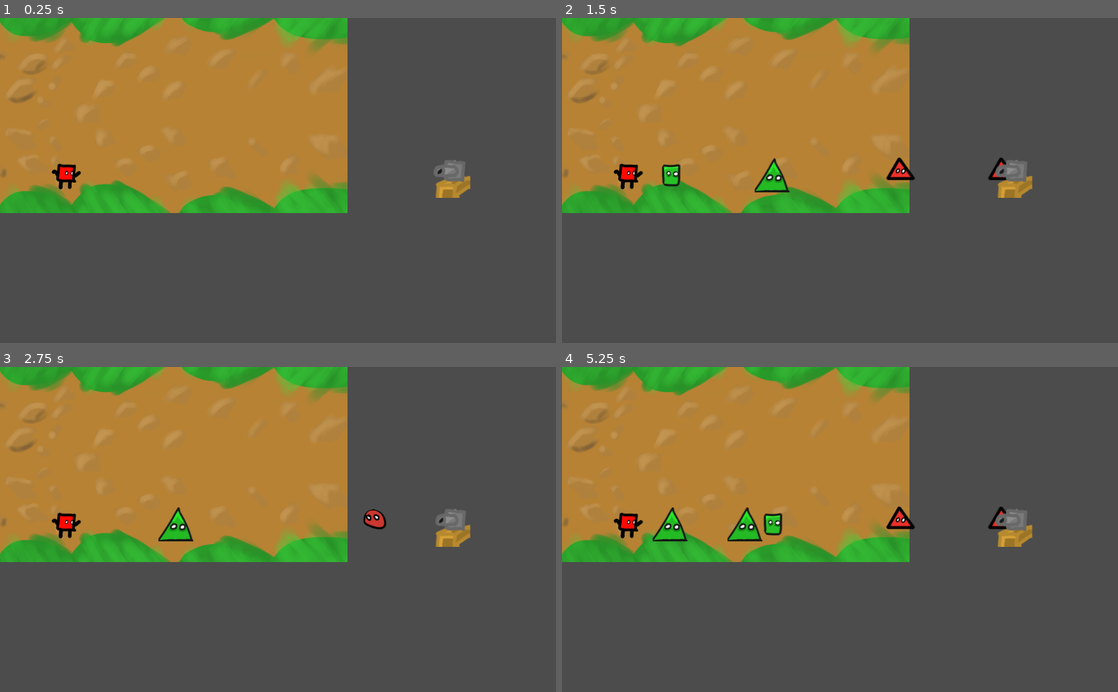
Above: before the commit, frames 1-4 (two rows, left to right).
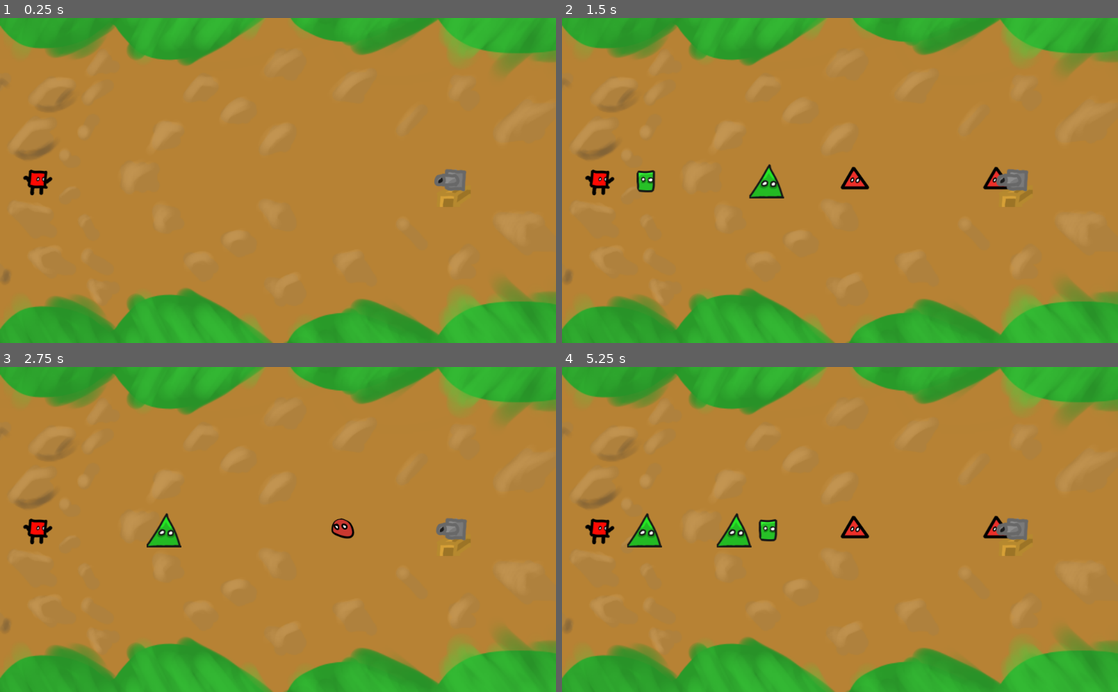
Above: after the commit, the same moments.

Repository: demacedius/Reflex_Game
Game: Godot game, scene res://Scene/Level.tscn
Same seed, same stepped clock (60 frames per second), same inputs: the game is played once before the commit and once after it.
Inputs:
- Up to frame 1 (0.25 s): no input
- Up to frame 2 (1.5 s): tap Enter at 0.5 s; tap E (E) at 0.6 s; tap A (A) at 1.35 s
- Up to frame 3 (2.75 s): tap E (E) at 1.55, 2.1 s
- Up to frame 4 (5.25 s): tap Z (Z) at 2.85 s; tap E (E) at 3.05, 3.6, 4.55, 5.1 s; tap A (A) at 4.35 s

The runs differ from the first frame. In frame 1, 72% of the frame differs, in the area x 0-100%, y 0-100%; in frame 2, 73%; in frame 3, 72%; in frame 4, 73%.

Commit message:
speed modification

Diff:
--- a/Scene/Level.tscn
+++ b/Scene/Level.tscn
@@ -8,23 +8,29 @@
 [node name="Level" type="Node2D"]
 script = ExtResource( 1 )
 __meta__ = {
-"_edit_horizontal_guides_": [  ]
+"_edit_horizontal_guides_": [ 300.271 ]
 }
 
 [node name="TextureRect" type="TextureRect" parent="."]
+anchor_right = 1.0
+anchor_bottom = 1.0
 margin_right = 1024.0
 margin_bottom = 600.0
 texture = ExtResource( 2 )
+expand = true
+__meta__ = {
+"_edit_use_anchors_": false
+}
 
 [node name="SpawnEnnemisPosition" type="Position2D" parent="."]
-position = Vector2( 816.843, 283.158 )
+position = Vector2( 809.419, 300.177 )
 
 [node name="Timer" type="Timer" parent="."]
 wait_time = 0.75
 
 [node name="Player" parent="." instance=ExtResource( 3 )]
-position = Vector2( 120, 290 )
+position = Vector2( 67.4598, 301.127 )
 
 [node name="Cannon" parent="." instance=ExtResource( 4 )]
-position = Vector2( 830.47, 280.365 )
+position = Vector2( 831.83, 297.276 )
 [connection signal="timeout" from="Timer" to="." method="_on_Timer_timeout"]
--- a/Script/EnnemisCarre.gd
+++ b/Script/EnnemisCarre.gd
@@ -2,7 +2,7 @@
 class_name Carre
 
 var velocity = Vector2()
-var Speed = 250
+var Speed = 350
 
 
 func _process(delta):
--- a/Script/EnnemisRond.gd
+++ b/Script/EnnemisRond.gd
@@ -2,7 +2,7 @@
 class_name Rond
 
 var velocity = Vector2()
-var Speed = 250
+var Speed = 350
 
 
 func _process(delta):
--- a/Script/EnnemisTriangle.gd
+++ b/Script/EnnemisTriangle.gd
@@ -2,7 +2,7 @@
 class_name Triangle
 
 var velocity = Vector2()
-var Speed = 250
+var Speed = 350
 
 
 func _process(delta):
--- a/Script/Projectile.gd
+++ b/Script/Projectile.gd
@@ -1,6 +1,6 @@
 extends KinematicBody2D
 
-var speed = 250
+var speed = 300
 
 
 func _process(delta):
--- a/Script/ProjectileCarre.gd
+++ b/Script/ProjectileCarre.gd
@@ -1,6 +1,6 @@
 extends KinematicBody2D
 
-var speed = 250
+var speed = 300
 
 
 func _process(delta):
--- a/Script/RondProjectile.gd
+++ b/Script/RondProjectile.gd
@@ -1,7 +1,7 @@
 extends KinematicBody2D
 
 
-var speed = 250
+var speed = 300
 
 
 func _process(delta):
